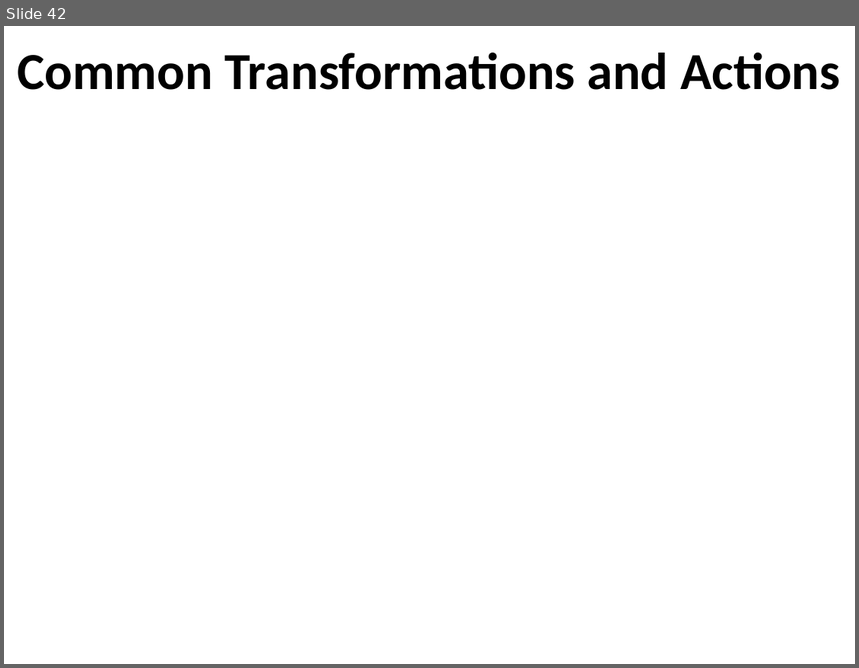
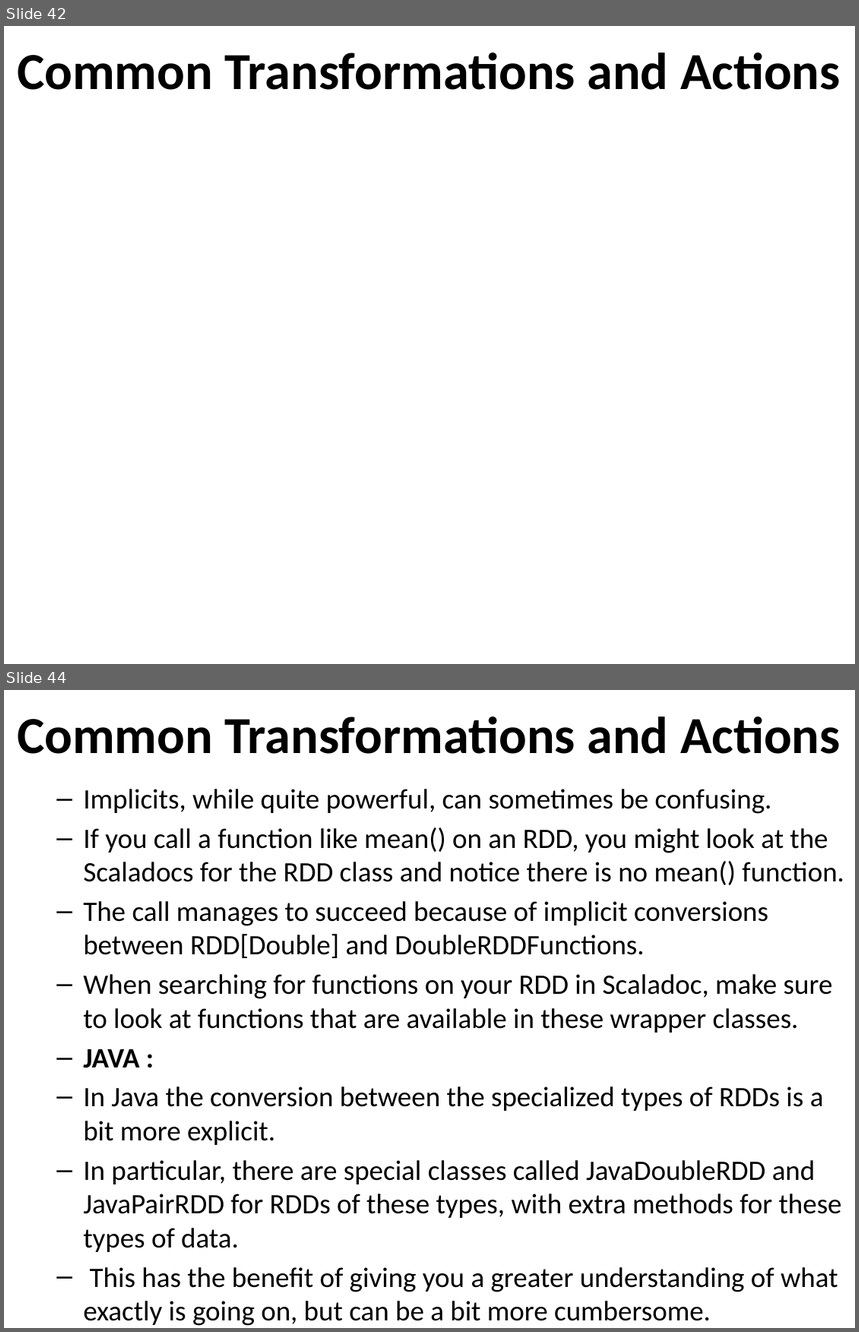
Before and after one commit to email2dorababu/SCALA_Reading, a slide deck: Spark_PPT/Spark_Learning_Spark_part2.pptx. Shown one above the other, each under a label of ours: slide 42 before the commit, slides 42 and 44 after it; the slides between them are not shown. The pictures are 859x668 and 859x1332 pixels, drawn with LibreOffice and Linux fonts; fonts in the diff are those of the drawing; background and template pictures are left out. Boxes give left, top, right and bottom in pixels: in the first picture for what was removed or moved away, otherwise in the second. Text is boxed around its words. In the diff, an @@ line names an element or a change of style, - is before the commit and + after.

```diff
--- a/Spark_PPT/Spark_Learning_Spark_part2.pptx
+++ b/Spark_PPT/Spark_Learning_Spark_part2.pptx
@@ slide 44 added at (x1=4, y1=690, x2=855, y2=1328), background #FFFFFF @@
@@ title added at (x1=17, y1=717, x2=841, y2=754), 44 pt, text #000000, bold @@
+Common Transformations and Actions
@@ text added at (x1=83, y1=789, x2=845, y2=1326), 23.8 pt, text #000000 @@
+  – Implicits, while quite powerful, can sometimes be confusing.
+  – If you call a function like mean() on an RDD, you might look at the Scaladocs for the RDD class and notice there is no mean() function.
+  – The call manages to succeed because of implicit conversions between RDD[Double] and DoubleRDDFunctions.
+  – When searching for functions on your RDD in Scaladoc, make sure to look at functions that are available in these wrapper classes.
+  – JAVA :
+  – In Java the conversion between the specialized types of RDDs is a bit more explicit.
+  – In particular, there are special classes called JavaDoubleRDD and JavaPairRDD for RDDs of these types, with extra methods for these types of data.
+  – This has the benefit of giving you a greater understanding of what exactly is going on, but can be a bit more cumbersome.
```
Also in this commit, not shown: 1 slide changed, 7 other slides added, 1 other file.
